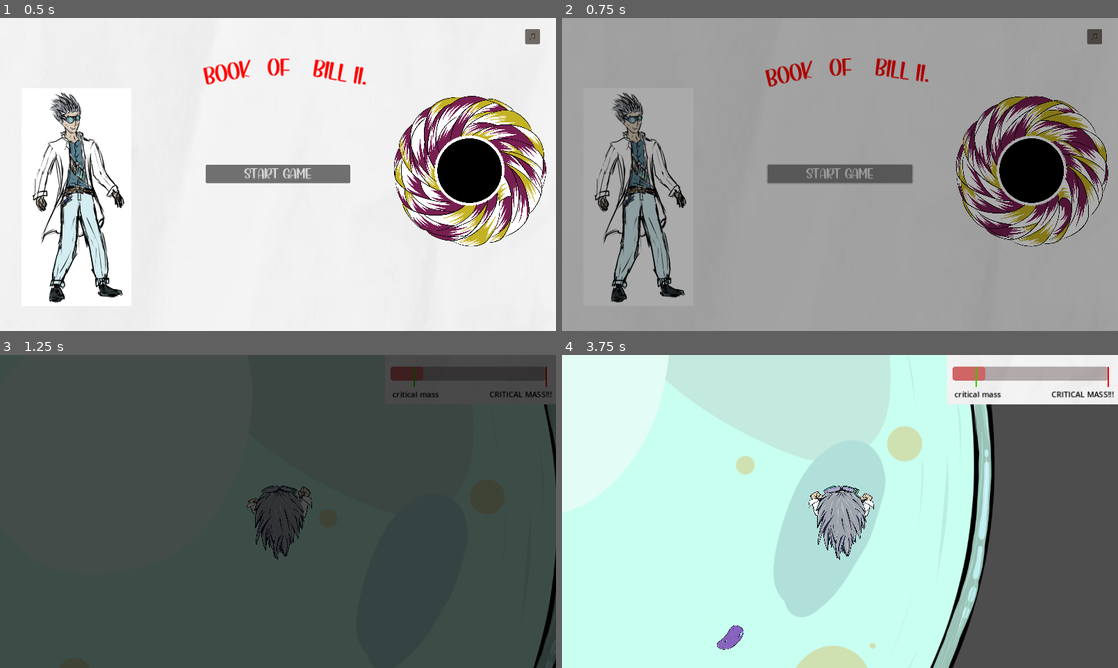
Above: before the commit, frames 1-4 (two rows, left to right).
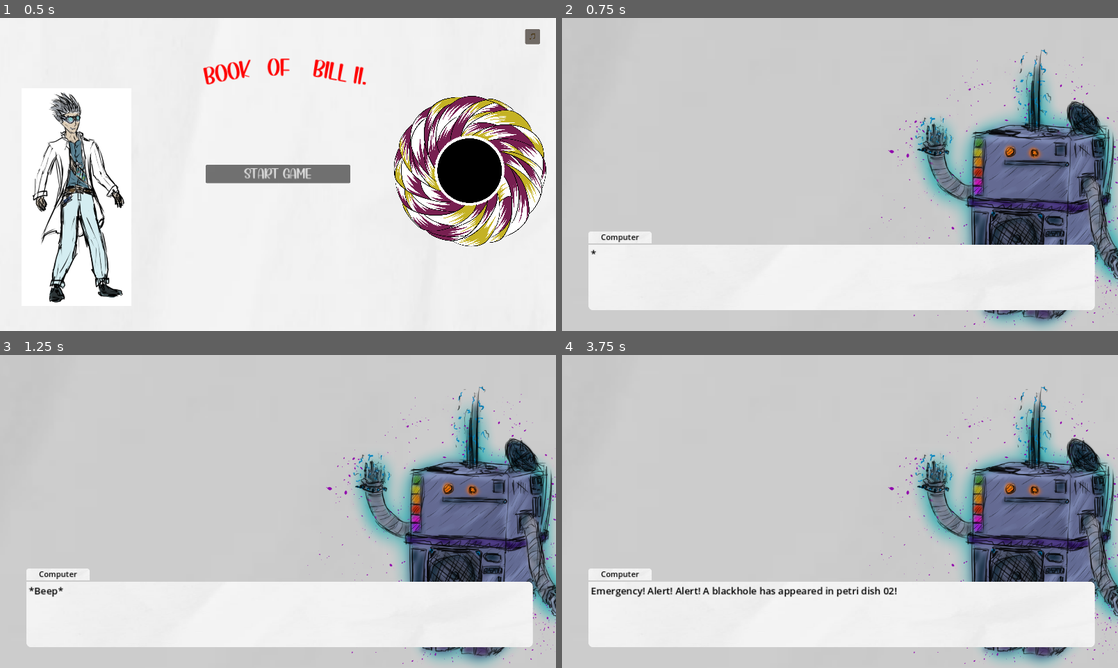
Above: after the commit, the same moments.

Repository: Phistomevel/GMTKjam
Game: Godot game, scene res://level scenes/title_page.tscn
The game is run twice, just before and just after one commit, with the same random seed, the same clock (stepped at 60 frames per second) and the same inputs. The engine's default icon, where the game draws it, is replaced by a stand-in: a white triangle on a blue panel in a dark square. Sound files missing from this copy of the repository are replaced by a short silence.
Inputs:
- Up to frame 1 (0.5 s): no input
- Up to frame 2 (0.75 s): click "Start Game" at 0.5 s
- Up to frame 3 (1.25 s): no input
- Up to frame 4 (3.75 s): tap Enter (ui_accept) at 1.25, 1.52, 2.27 s; hold Right (ui_right) 1.28-2.03 s; hold Down (ui_down) 2.03-2.78 s; hold Right (ui_right) 2.78-3.53 s; hold Up (ui_up) from 3.53 s (still down)

Frame 1 is identical in both runs. In frame 2, 100% of the frame differs, in the area x 0-100%, y 0-100%; in frame 3, 99%; in frame 4, 99%.

Commit message:
Level 1 bis auf kleinigkeiten fertig

Diff:
--- /dev/null
+++ b/level scenes/after_level_one.tscn
@@ -0,0 +1,34 @@
+[gd_scene load_steps=6 format=3 uid="uid://c34u373j1bdvw"]
+
+[ext_resource type="PackedScene" uid="uid://c37d8kn12ekpu" path="res://scene prefabs/visual_novel.tscn" id="1_7dvtf"]
+[ext_resource type="Texture2D" uid="uid://dptxknwgmrmy" path="res://assets/paper.png" id="1_gbo5j"]
+[ext_resource type="Script" path="res://scripts/after_level_one.gd" id="1_mws60"]
+[ext_resource type="Texture2D" uid="uid://btlkd7dgts8if" path="res://assets/temp/player_konzept.png" id="2_3abaa"]
+[ext_resource type="Texture2D" uid="uid://bc827vpbcs87c" path="res://assets/temp/JukeBot.png" id="3_5e5o5"]
+
+[node name="After Level One" type="Node2D"]
+script = ExtResource("1_mws60")
+
+[node name="Sprite2D" type="Sprite2D" parent="."]
+unique_name_in_owner = true
+modulate = Color(0.839216, 0.839216, 0.839216, 1)
+z_index = 1
+position = Vector2(552, 305)
+scale = Vector2(2.96, 2.96)
+texture = ExtResource("1_gbo5j")
+
+[node name="VisualNovel" parent="." instance=ExtResource("1_7dvtf")]
+unique_name_in_owner = true
+z_index = 2
+anchors_preset = 12
+anchor_left = 0.0
+anchor_right = 1.0
+offset_left = 50.0
+offset_top = 454.0
+offset_right = 50.0
+offset_bottom = 454.0
+SpeakerList = Array[String](["Bill II.", "Computer"])
+SpeakerPics = Array[Resource]([ExtResource("2_3abaa"), ExtResource("3_5e5o5")])
+SpeakerPos = Array[int]([0, 1])
+ConvoList = Array[String](["Ahhh! ", "*Beep* Analyzing situation...", "It grew too much!", "*Beep* Formulating plan B...", "What is plan B ?!?!", "… ... ...", "The black hole has too much mass! It will devour us!", "... ... ...", "...", "Calculations finished. Leave the laboratory as fast as possible.", "Activate emergancy protocol phase two. Close all doors.", "That does not help!", "See you at the Exit."])
+SpeakerTurn = Array[int]([0, 1, 0, 1, 0, 1, 0, 1, 0, 1, 1, 0, 1])
--- a/level scenes/game_over_screen.tscn
+++ b/level scenes/game_over_screen.tscn
@@ -142,6 +142,7 @@
 
 [node name="OptionsButton" type="Button" parent="."]
 modulate = Color(1, 0.615686, 0.337255, 1)
+layout_mode = 0
 offset_left = 1088.0
 offset_top = 23.0
 offset_right = 1119.0
--- a/level scenes/level_one.tscn
+++ b/level scenes/level_one.tscn
@@ -1,11 +1,16 @@
-[gd_scene load_steps=7 format=3 uid="uid://bfvgukfncfo63"]
+[gd_scene load_steps=12 format=3 uid="uid://bfvgukfncfo63"]
 
 [ext_resource type="Script" path="res://scripts/level_one.gd" id="1_0fsi3"]
 [ext_resource type="Texture2D" uid="uid://v6lbsnqd8t4x" path="res://assets/level_one_map/map.png" id="1_i5y0m"]
 [ext_resource type="PackedScene" uid="uid://h40y1eidg8iv" path="res://scene prefabs/black_hole.tscn" id="2_fsm7d"]
 [ext_resource type="PackedScene" uid="uid://b7qpctvo0nraq" path="res://scene prefabs/player.tscn" id="3_qj4xj"]
 [ext_resource type="PackedScene" path="res://scene prefabs/level1_hud.tscn" id="5_1wje2"]
-[ext_resource type="PackedScene" path="res://scene prefabs/pause_screen.tscn" id="6_nciwl"]
+[ext_resource type="PackedScene" uid="uid://cbllu3tyrxgm" path="res://scene prefabs/pause_screen.tscn" id="6_nciwl"]
+[ext_resource type="PackedScene" uid="uid://c37d8kn12ekpu" path="res://scene prefabs/visual_novel.tscn" id="7_f2ybp"]
+[ext_resource type="Texture2D" uid="uid://dptxknwgmrmy" path="res://assets/paper.png" id="7_tdxxs"]
+[ext_resource type="Texture2D" uid="uid://btlkd7dgts8if" path="res://assets/temp/player_konzept.png" id="9_1h8mi"]
+[ext_resource type="Texture2D" uid="uid://bc827vpbcs87c" path="res://assets/temp/JukeBot.png" id="9_ifchs"]
+[ext_resource type="PackedScene" uid="uid://d2ainclj7k5sj" path="res://scene prefabs/antifood_bacterium.tscn" id="11_el8pn"]
 
 [node name="Level_One" type="Node2D"]
 script = ExtResource("1_0fsi3")
@@ -23,14 +28,24 @@
 
 [node name="player" parent="." instance=ExtResource("3_qj4xj")]
 z_index = 1
-position = Vector2(430, 0)
+position = Vector2(191, 123)
 scale = Vector2(0.145, 0.145)
+speed = 300
 
 [node name="Camera2D" type="Camera2D" parent="player"]
+zoom = Vector2(0.76, 0.76)
 
 [node name="CanvasLayer" parent="player/Camera2D" instance=ExtResource("5_1wje2")]
+unique_name_in_owner = true
 
 [node name="PauseScreen" parent="player/Camera2D" instance=ExtResource("6_nciwl")]
+
+[node name="Sprite2D" type="Sprite2D" parent="player/Camera2D"]
+unique_name_in_owner = true
+modulate = Color(0.839216, 0.839216, 0.839216, 1)
+z_index = 1
+scale = Vector2(29.855, 29.855)
+texture = ExtResource("7_tdxxs")
 
 [node name="FoodSpawnCooldown" type="Timer" parent="."]
 autostart = true
@@ -39,6 +54,39 @@
 wait_time = 20.0
 autostart = true
 
+[node name="VisualNovel" parent="." instance=ExtResource("7_f2ybp")]
+unique_name_in_owner = true
+z_index = 2
+anchors_preset = 12
+anchor_left = 0.0
+anchor_right = 1.0
+offset_left = -495.0
+offset_top = 314.0
+offset_right = -495.0
+offset_bottom = 314.0
+scale = Vector2(1.315, 1.315)
+size_flags_vertical = 8
+SpeakerList = Array[String](["Bill II.", "Computer"])
+SpeakerPics = Array[Resource]([ExtResource("9_1h8mi"), ExtResource("9_ifchs")])
+SpeakerPos = Array[int]([0, 1])
+ConvoList = Array[String](["*Beep* *Beep*", "Emergency! Alert! Alert! A blackhole has appeared in petri dish 02!", "What? Black holes don't just appear out of nowhere!", "Alert! Alert! A black hole has appeared in petri dish 02! Emergency protocol activated!", "...I didn't even set an emergency protocol. Anyways, what do I have to do?", "Prevent black hole from reaching CRITICIAL MASS!!! and try to hold it under critical mass for 5 seconds.", "Alright, sounds easy enough. Wait, how do I make the black hole have less mass?", "Petri dish 02 contains the special bacteria, which you have developed yourself, that convert matter to antimatter.", "Ah yeah, I forgot about that.", "Emergency! Emergency!", "I've heard you the first time!"])
+SpeakerTurn = Array[int]([1, 1, 0, 1, 0, 1, 0, 1, 0, 1, 0])
+
+[node name="antifood_bacterium" parent="." instance=ExtResource("11_el8pn")]
+position = Vector2(813, -114)
+
+[node name="antifood_bacterium2" parent="." instance=ExtResource("11_el8pn")]
+position = Vector2(197, -691)
+rotation = -1.54996
+
+[node name="antifood_bacterium3" parent="." instance=ExtResource("11_el8pn")]
+position = Vector2(-17, 468)
+rotation = 1.04412
+
+[node name="antifood_bacterium4" parent="." instance=ExtResource("11_el8pn")]
+position = Vector2(-705, 370)
+rotation = -0.688802
+
 [connection signal="aboveCritical" from="blackHole" to="." method="_on_black_hole_above_critical"]
 [connection signal="belowCritical" from="blackHole" to="." method="_on_black_hole_below_critical"]
 [connection signal="gameLost" from="blackHole" to="." method="_on_black_hole_game_lost"]
--- a/level scenes/level_three.tscn
+++ b/level scenes/level_three.tscn
@@ -178,7 +178,7 @@
 z_index = 3
 position = Vector2(-73, 6123)
 scale = Vector2(0.185, 0.185)
-speed = 500
+speed = 300
 
 [node name="Camera2D" type="Camera2D" parent="player"]
 zoom = Vector2(0.525, 0.525)
--- a/project.godot
+++ b/project.godot
@@ -59,6 +59,11 @@
 , Object(InputEventKey,"resource_local_to_scene":false,"resource_name":"","device":-1,"window_id":0,"alt_pressed":false,"shift_pressed":false,"ctrl_pressed":false,"meta_pressed":false,"pressed":false,"keycode":0,"physical_keycode":83,"key_label":0,"unicode":115,"echo":false,"script":null)
 ]
 }
+pause={
+"deadzone": 0.5,
+"events": [Object(InputEventKey,"resource_local_to_scene":false,"resource_name":"","device":-1,"window_id":0,"alt_pressed":false,"shift_pressed":false,"ctrl_pressed":false,"meta_pressed":false,"pressed":false,"keycode":0,"physical_keycode":4194305,"key_label":0,"unicode":0,"echo":false,"script":null)
+]
+}
 
 [rendering]
 
--- a/scene prefabs/scene_transition.tscn
+++ b/scene prefabs/scene_transition.tscn
@@ -1,6 +1,21 @@
-[gd_scene load_steps=5 format=3 uid="uid://bwxfns8aesa1y"]
+[gd_scene load_steps=5 format=3 uid="uid://dtyiqwkwsfms5"]
 
 [ext_resource type="Script" path="res://scripts/scene_transition.gd" id="1_kr4r1"]
+
+[sub_resource type="Animation" id="Animation_psfr0"]
+length = 0.001
+tracks/0/type = "value"
+tracks/0/imported = false
+tracks/0/enabled = true
+tracks/0/path = NodePath(".:modulate")
+tracks/0/interp = 1
+tracks/0/loop_wrap = true
+tracks/0/keys = {
+"times": PackedFloat32Array(0),
+"transitions": PackedFloat32Array(1),
+"update": 0,
+"values": [Color(1, 1, 1, 0)]
+}
 
 [sub_resource type="Animation" id="Animation_rynxn"]
 resource_name = "fade"
@@ -16,21 +31,6 @@
 "transitions": PackedFloat32Array(1, 1),
 "update": 0,
 "values": [Color(1, 1, 1, 0), Color(1, 1, 1, 1)]
-}
-
-[sub_resource type="Animation" id="Animation_psfr0"]
-length = 0.001
-tracks/0/type = "value"
-tracks/0/imported = false
-tracks/0/enabled = true
-tracks/0/path = NodePath(".:modulate")
-tracks/0/interp = 1
-tracks/0/loop_wrap = true
-tracks/0/keys = {
-"times": PackedFloat32Array(0),
-"transitions": PackedFloat32Array(1),
-"update": 0,
-"values": [Color(1, 1, 1, 0)]
 }
 
 [sub_resource type="AnimationLibrary" id="AnimationLibrary_7qtag"]
--- /dev/null
+++ b/scripts/after_level_one.gd
@@ -0,0 +1,5 @@
+extends Node2D
+
+func _process(delta):
+	if !%VisualNovel:
+		SceneTransition.change_scene("res://level scenes/level_two.tscn")
--- a/scripts/game_over_screen.gd
+++ b/scripts/game_over_screen.gd
@@ -4,7 +4,7 @@
 
 func _on_start_game_button_pressed():
 	GlobalAudioPlayer.play_click()
-	SceneTransition.change_scene("res://level scenes/level_one.tscn")
+	get_tree().change_scene_to_file("res://level scenes/level_one.tscn")
 
 
 func _on_start_game_button_2_pressed():
--- a/scripts/level_one.gd
+++ b/scripts/level_one.gd
@@ -20,13 +20,22 @@
 
 # Called when the node enters the scene tree for the first time.
 func _ready():
-	first_level_dialogue()
+	#first_level_dialogue()
 	GlobalAudioPlayer.play_first_level_music()
+	%CanvasLayer.visible = false
+	#get_tree().paused = true
 
 # Called every frame. 'delta' is the elapsed time since the previous frame.
 func _process(delta):
 	if Input.is_action_just_pressed("ui_cancel"):
 		pause()
+
+
+
+	if !%VisualNovel:
+		%CanvasLayer.visible = true
+		%Sprite2D.visible = false
+		get_tree().paused = false
 
 func randomPointOnMap():
 	var a = randf()
@@ -75,6 +84,9 @@
 
 func _on_canvas_layer_game_won():
 	print("Yay")
+	# TODO: Besserer Übergang (zwischenszene mit level geschafft)
+	# Fade effekt funktioniert nicht für szenen, die mit dialog beginnen!!!!!
+	get_tree().change_scene_to_file("res://level scenes/after_level_one.tscn")
 	pass # Replace with function body.
 
 
@@ -87,13 +99,19 @@
 	get_tree().paused = true
 	$player/Camera2D/PauseScreen.visible = true
 
+
 func first_level_dialogue():
 	var dia = preload("res://scene prefabs/visual_novel.tscn").instantiate()
 	# TODO: implement actual dialogue
-	# dia.SpeakerList = ["Bill II.", "Computer"]
-	# dia.Pics = []
-	# dia.SpeakerPos = [0, 1]
-	# dia.ConvoList = ["Lorem ipsum"]
-	# dia.SpeakerTurn = [0]
+
+	dia.SpeakerList = ["Bill II.", "Computer"]
+	dia.Pics = ["res://assets/temp/BillFull.png", "res://assets/temp/JukeBot.png"]
+	dia.SpeakerPos = [0, 1]
+	dia.ConvoList = ["*Beep* *Beep*", "Emergency! Alert! Alert! A blackhole has appeared in petri dish 02!",
+	 "What? Black holes don't just appear out of nowhere!", "Alert! Alert! A black hole has appeared in petri dish 02! Emergency protocol activated!",
+	"...I didn't even set an emergency protocol. Anyways, what do I have to do?", "Prevent black hole from reaching CRITICIAL MASS!!! and try to hold it under critical mass for 5 seconds.",
+	"Alright, sounds easy enough. Wait, how do I make the black hole have less mass?", "Petri dish 02 contains the special bacteria, which you have developed yourself, that convert matter to antimatter.",
+	"Ah yeah, I forgot about that.", "Emergency! Emergency!", "I've heard you the first time!"]
+	dia.SpeakerTurn = [1, 1, 0, 1, 0, 1, 0 ,1 ,0, 1, 0]
 	# Avatars
 	add_child(dia)
--- a/scripts/pause_screen.gd
+++ b/scripts/pause_screen.gd
@@ -1,4 +1,6 @@
 extends CanvasLayer
+
+
 
 func _on_button_pressed():
 	unpause()
--- a/scripts/title_page.gd
+++ b/scripts/title_page.gd
@@ -7,8 +7,8 @@
 
 func _on_start_game_button_pressed():
 	GlobalAudioPlayer.play_click()
-	SceneTransition.change_scene("res://level scenes/level_one.tscn")
-	# SceneTransition.change_scene("res://level scenes/level_two.tscn")
+	#SceneTransition.change_scene("res://level scenes/level_one.tscn")
+	get_tree().change_scene_to_file("res://level scenes/level_one.tscn")
 
 
 func _on_options_button_pressed():
Binary file added: assets/temp/JukeBot.png
Not shown, added: assets/temp/JukeBot.png.import
Binary file added: assets/temp/player_konzept.png
Not shown, added: assets/temp/player_konzept.png.import
Not shown: 1 places in scene prefabs/antifood.tscn that only renumber resources
Not shown: 1 places in scene prefabs/pause_screen.tscn that only renumber resources
